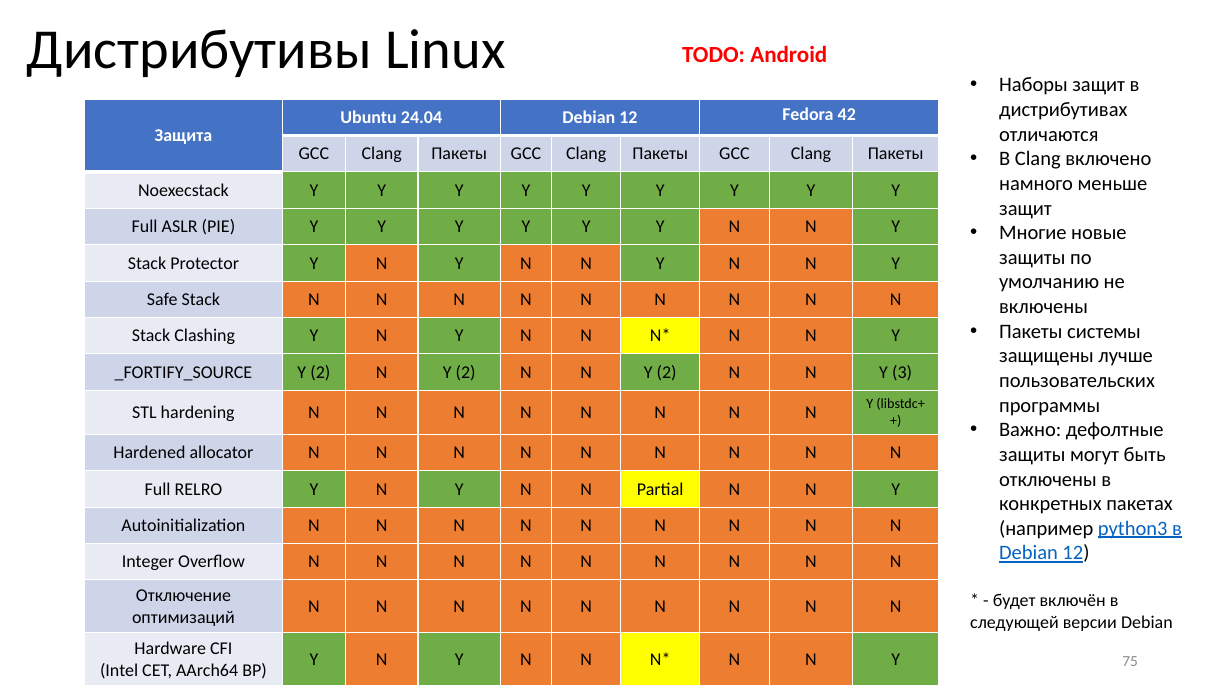
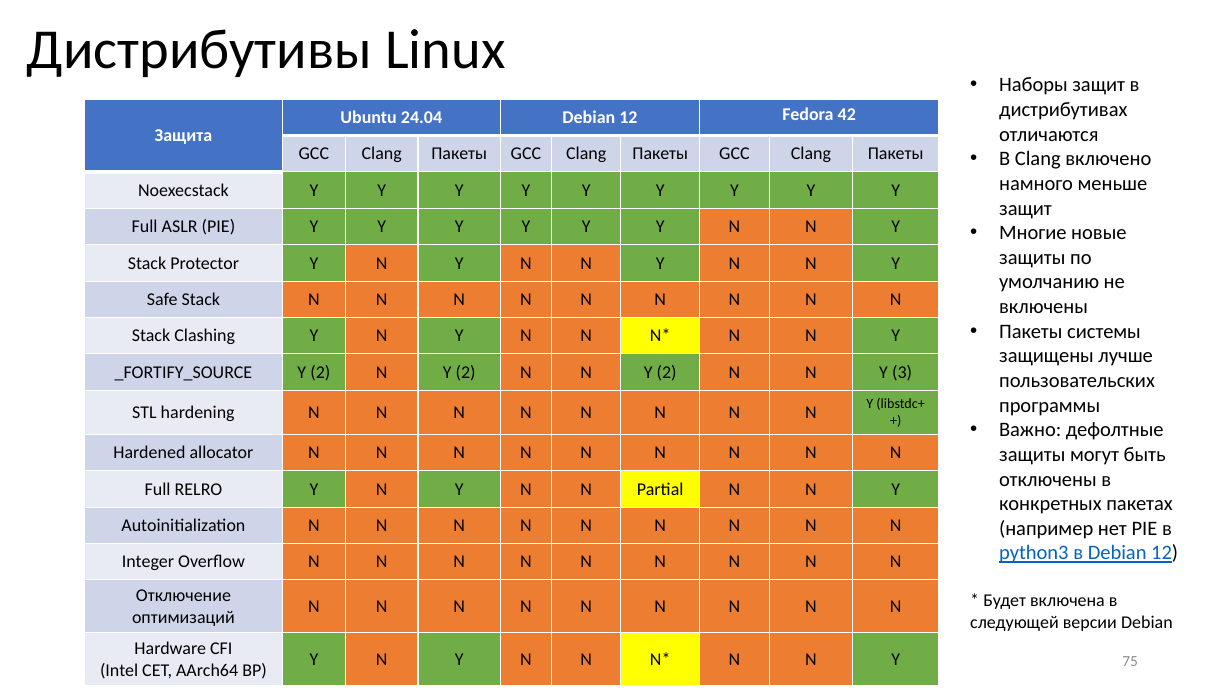
Before and after one commit to yugr/slides, a slide deck: slide 75 of CppZeroCost/2025/RU.pptx. Drawn at 1232x693 pixels with LibreOffice and Linux fonts; fonts in the diff are those of the drawing. Boxes give left, top, right and bottom in pixels: in the first picture for what was removed or moved away, otherwise in the second. Text is boxed around its words. In the diff, an @@ line names an element or a change of style, - is before the commit and + after.

```diff
--- a/CppZeroCost/2025/RU.pptx
+++ b/CppZeroCost/2025/RU.pptx
@@ text removed at [682,45,827,62] @@
-TODO: Android
@@ text at [970,422,1178,631]: text changed @@
-• Важно: дефолтные защиты могут быть отключены в конкретных пакетах (например python3 в Debian 12)
-* - будет включён в следующей версии Debian
+• Важно: дефолтные защиты могут быть отключены в конкретных пакетах (например нет PIE в python3 в Debian 12)
+* Будет включена в следующей версии Debian
```
Also in this commit, not shown: 8 other slides changed, 3 slides added, 2 slides removed, 3 other files.
